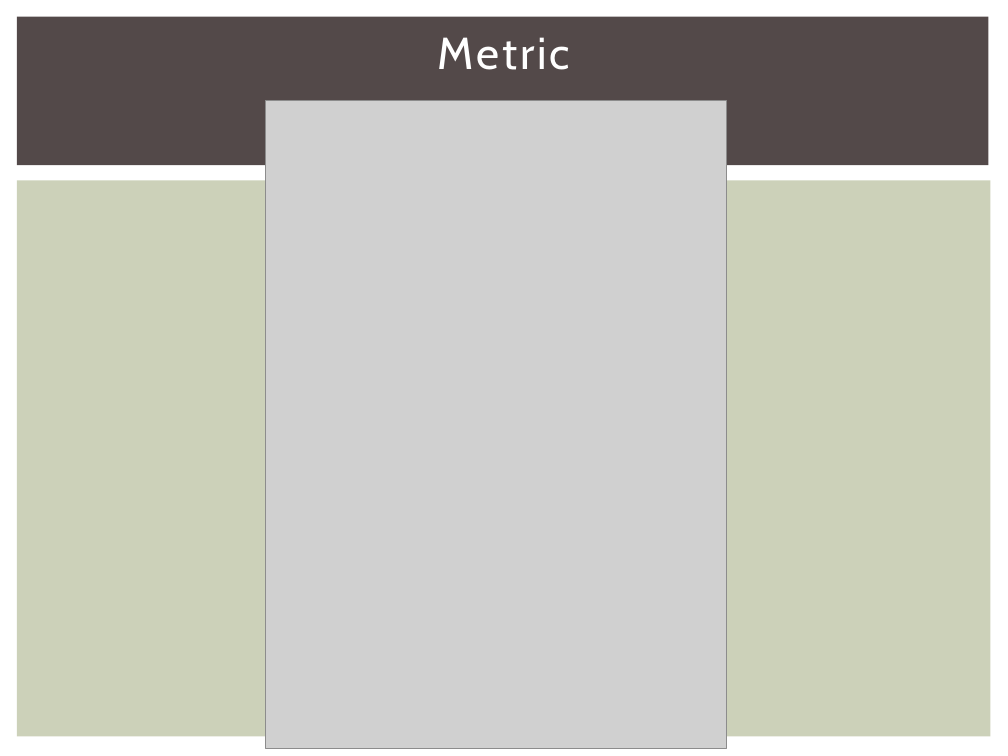
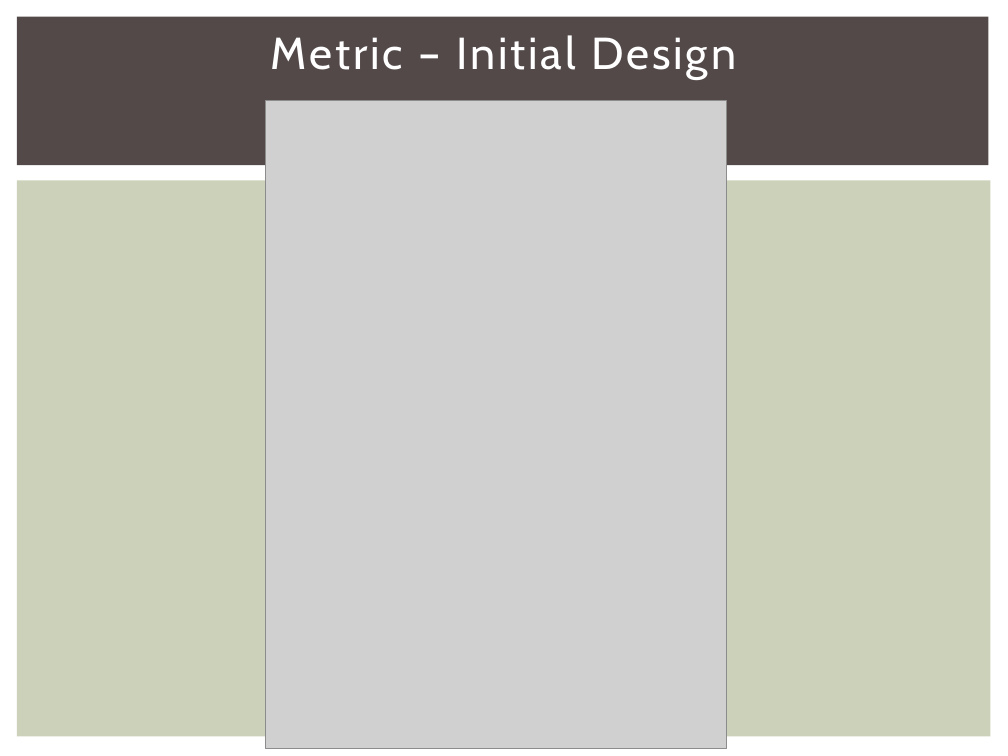
Before and after one commit to 2014-sed-team3/term-project, a slide deck: slide 20 of project/report/report.pptx (slide 16 before the commit). Drawn at 1008x756 pixels with LibreOffice and Linux fonts; fonts in the diff are those of the drawing; grey boxes stand for pictures. Boxes give left, top, right and bottom in pixels: in the first picture for what was removed or moved away, otherwise in the second. Text is boxed around its words. In the diff, an @@ line names an element or a change of style, - is before the commit and + after.

```diff
--- a/project/report/report.pptx
+++ b/project/report/report.pptx
@@ title at (271, 35, 736, 80): text changed @@
-Metric
+Metric – Initial Design
```
Also in this commit, not shown: 9 other slides changed, 9 slides added, 6 slides removed, 1 other file.
